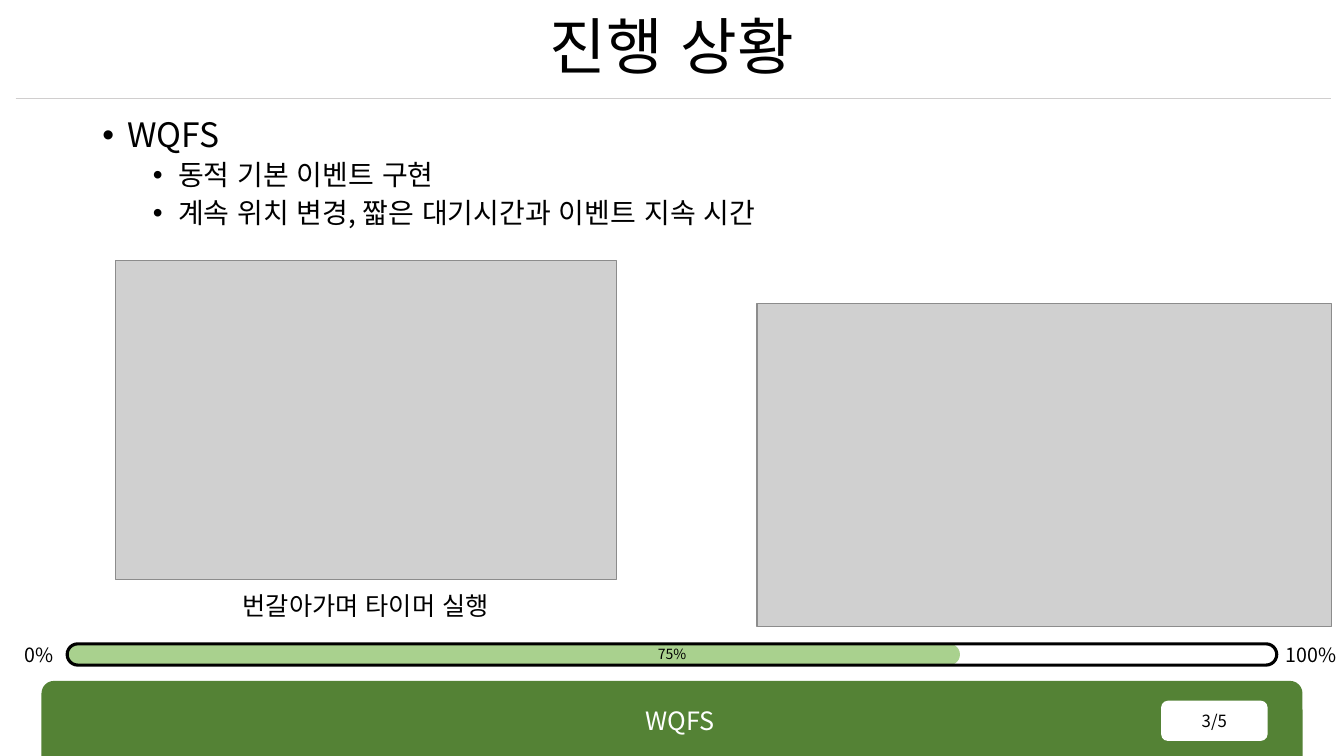
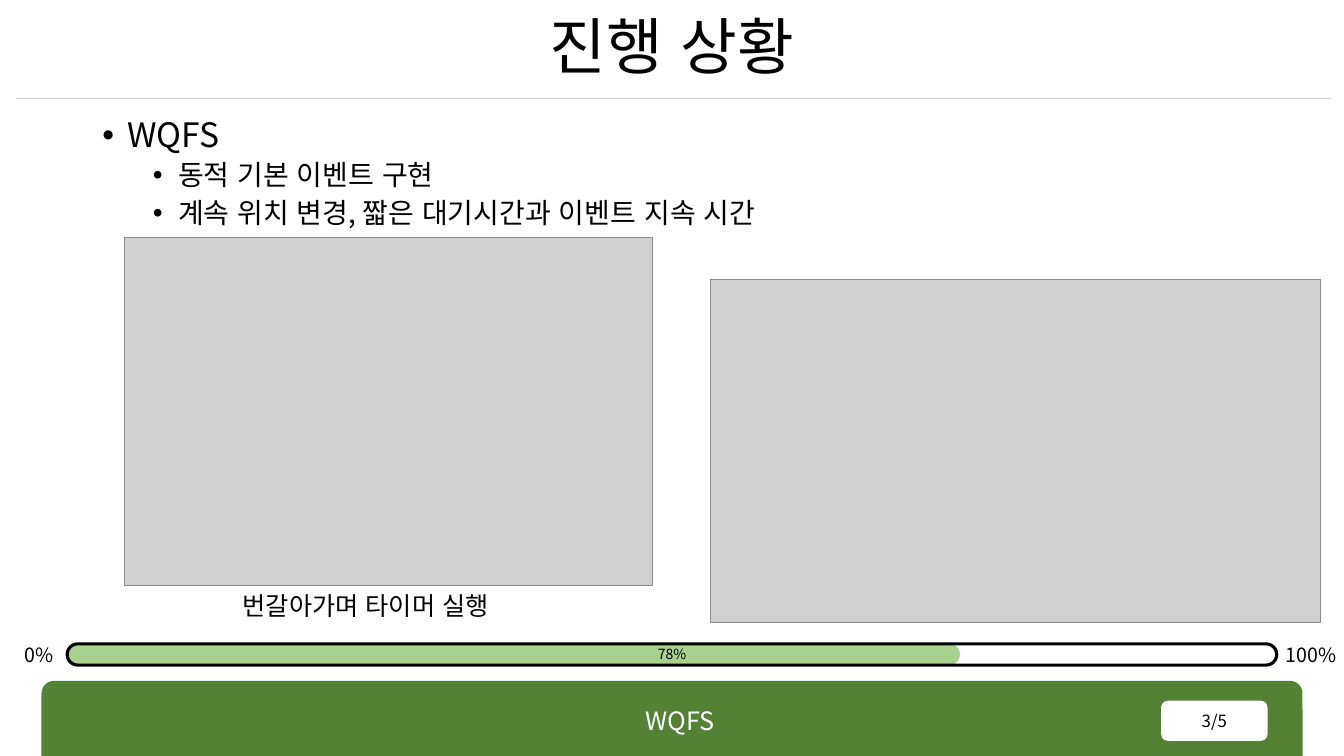
Before and after one commit to rennOobayashi/WQFS, a slide deck: slide 3 of WQFS.pptx. Drawn at 1344x756 pixels with LibreOffice and Linux fonts; fonts in the diff are those of the drawing; grey boxes stand for pictures. Boxes give left, top, right and bottom in pixels: in the first picture for what was removed or moved away, otherwise in the second. Text is boxed around its words. In the diff, an @@ line names an element or a change of style, - is before the commit and + after.

```diff
--- a/WQFS.pptx
+++ b/WQFS.pptx
@@ picture: place and size @@
-picture at (115,261,616,580)
+picture at (125,238,652,586)
@@ picture: place and size @@
-picture at (757,303,1332,627)
+picture at (711,279,1321,623)
@@ text at (658,648,686,664): text changed @@
-75%
+78%
```
Also in this commit, not shown: 3 other slides changed, 2 slides added, 22 other files.
